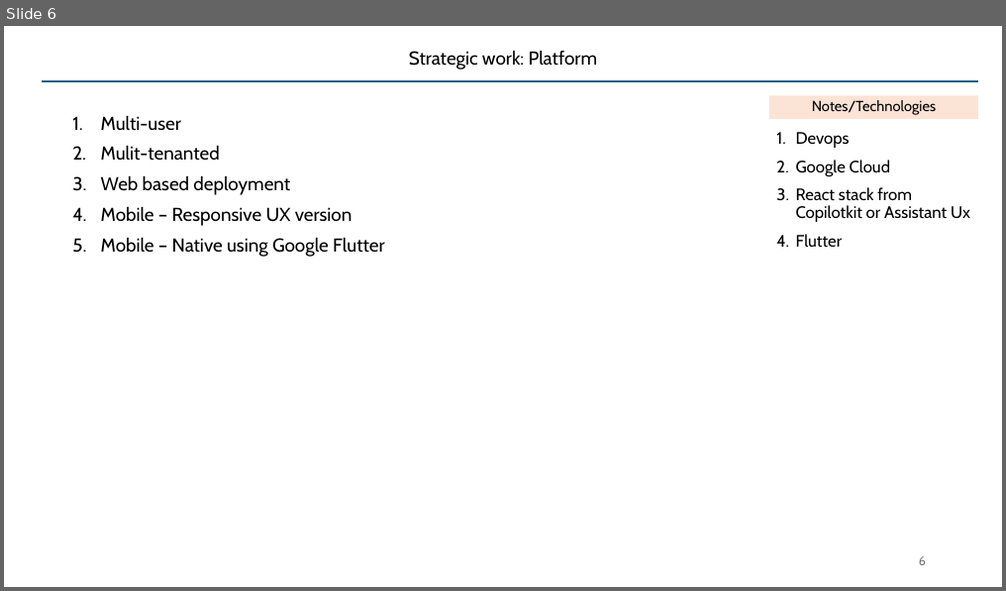
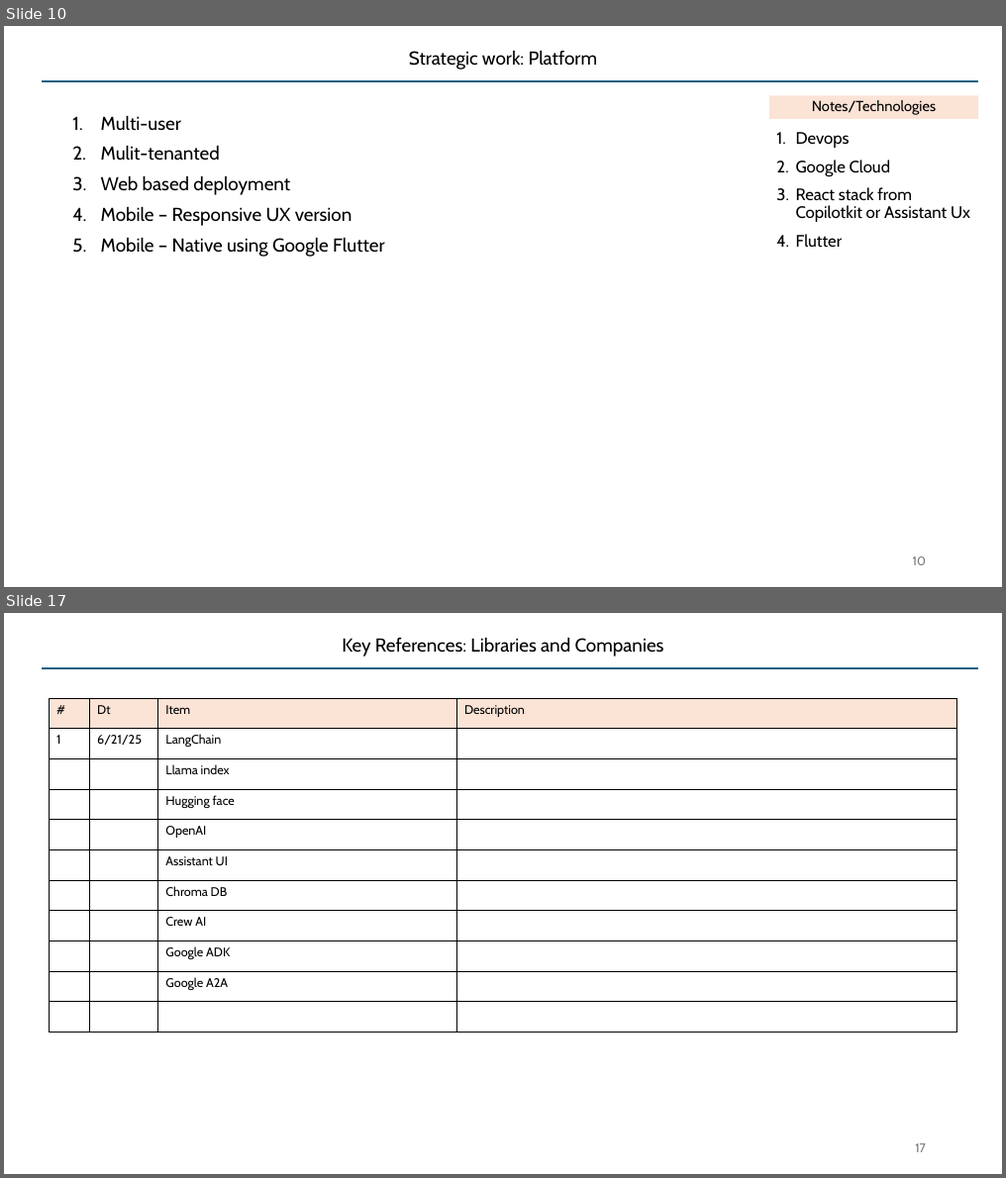
Before and after one commit to SatyaKomatineni/articles-repo, a slide deck: architecture/applied-genai-testbed.pptx. Shown one above the other, each under a label of ours: slide 6 before the commit, slides 10 and 17 after it; the slides between them are not shown. The pictures are 1006x591 and 1006x1178 pixels, drawn with LibreOffice and Linux fonts; fonts in the diff are those of the drawing. Boxes give left, top, right and bottom in pixels: in the first picture for what was removed or moved away, otherwise in the second. Text is boxed around its words. In the diff, an @@ line names an element or a change of style, - is before the commit and + after.

```diff
--- a/architecture/applied-genai-testbed.pptx
+++ b/architecture/applied-genai-testbed.pptx
@@ slide 17 added at [4,613,1002,1174], background #FFFFFF; not listed: 1 template element that a slide beside it also shows @@
@@ title added at [342,637,664,657], 18 pt, text #000000 @@
+Key References: Libraries and Companies
@@ table added at [49,698,957,1032], 11 rows, 4 columns @@
+# | Dt | Item | Description
+1 | 6/21/25 | LangChain | 
+ |  | Llama index | 
+ |  | Hugging face | 
+ |  | OpenAI | 
+ |  | Assistant UI | 
+ |  | Chroma DB | 
+ |  | Crew AI | 
+ |  | Google ADK | 
+ |  | Google A2A | 
+ |  |  | 
@@ page number added at [915,1144,926,1153], 12 pt, text #797979 @@
+17
@@ what was slide 6 is now slide 10 @@
@@ page number at [913,557,926,566]: text changed @@
-6
+10
```
Also in this commit, not shown: 3 slides changed, 13 other slides added.
